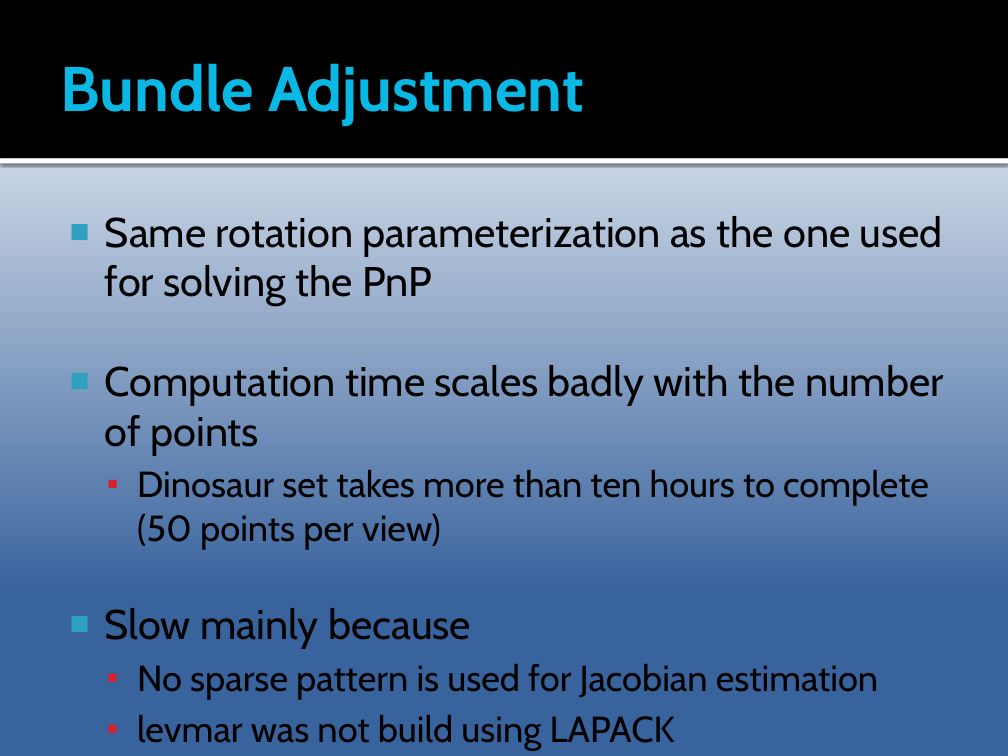
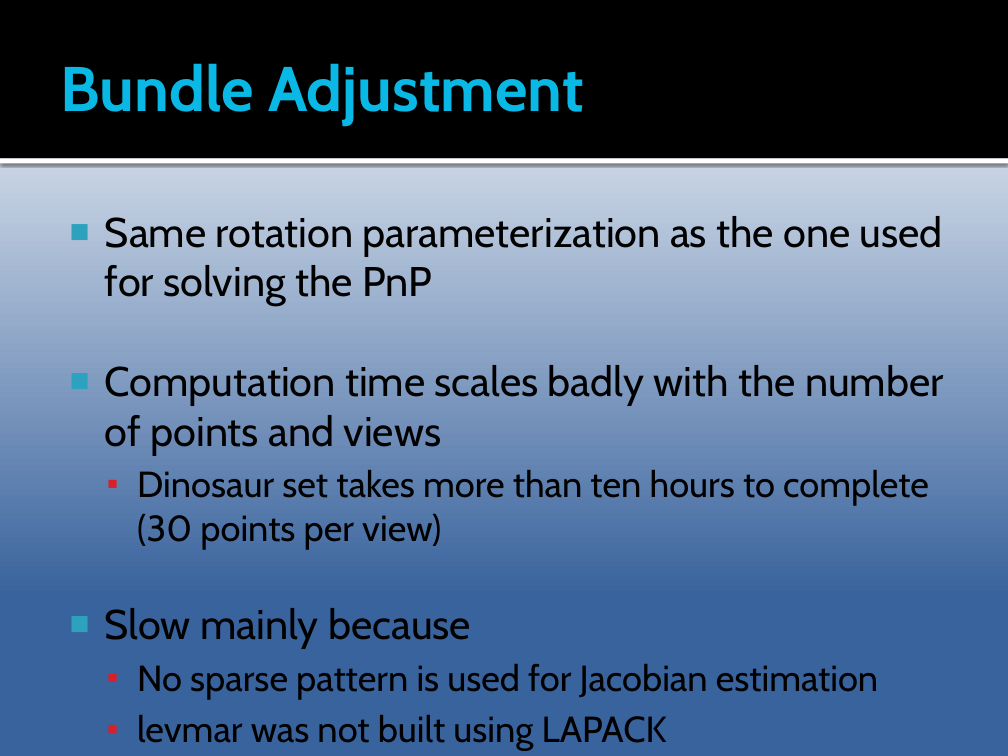
Before and after one commit to Epipolarna/Tracking, a slide deck: slide 14 of 3D Reconstruction/Documentation/TSBB15prez.pptx (slide 13 before the commit). Drawn at 1008x756 pixels with LibreOffice and Linux fonts; fonts in the diff are those of the drawing. Boxes give left, top, right and bottom in pixels: in the first picture for what was removed or moved away, otherwise in the second. Text is boxed around its words. In the diff, an @@ line names an element or a change of style, - is before the commit and + after.

```diff
--- a/3D Reconstruction/Documentation/TSBB15prez.pptx
+++ b/3D Reconstruction/Documentation/TSBB15prez.pptx
@@ text at <box>105,365,944,549</box>: text changed @@
-■ Computation time scales badly with the number of points
-  ▪ Dinosaur set takes more than ten hours to complete
-    (50 points per view)
+■ Computation time scales badly with the number of points and views
+  ▪ Dinosaur set takes more than ten hours to complete
+    (30 points per view)
@@ text at <box>137,715,667,751</box>: text changed @@
-  ▪ levmar was not build using LAPACK
+  ▪ levmar was not built using LAPACK
```
Also in this commit, not shown: 2 other slides changed, 1 slide added.
